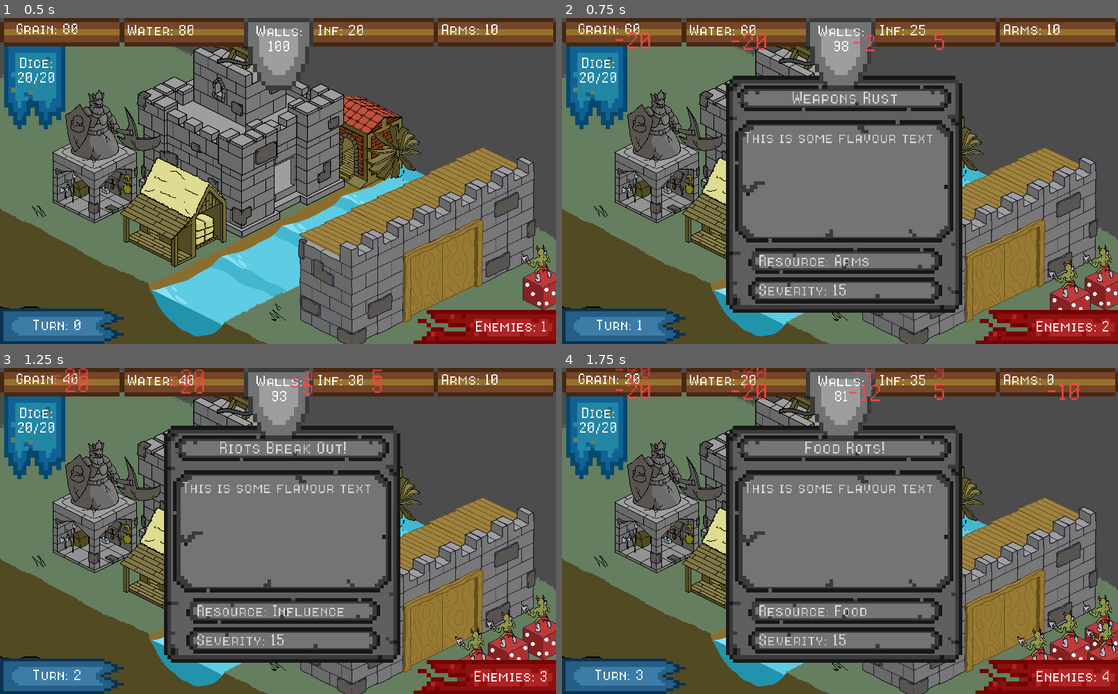
Above: before the commit, frames 1-4 (two rows, left to right).
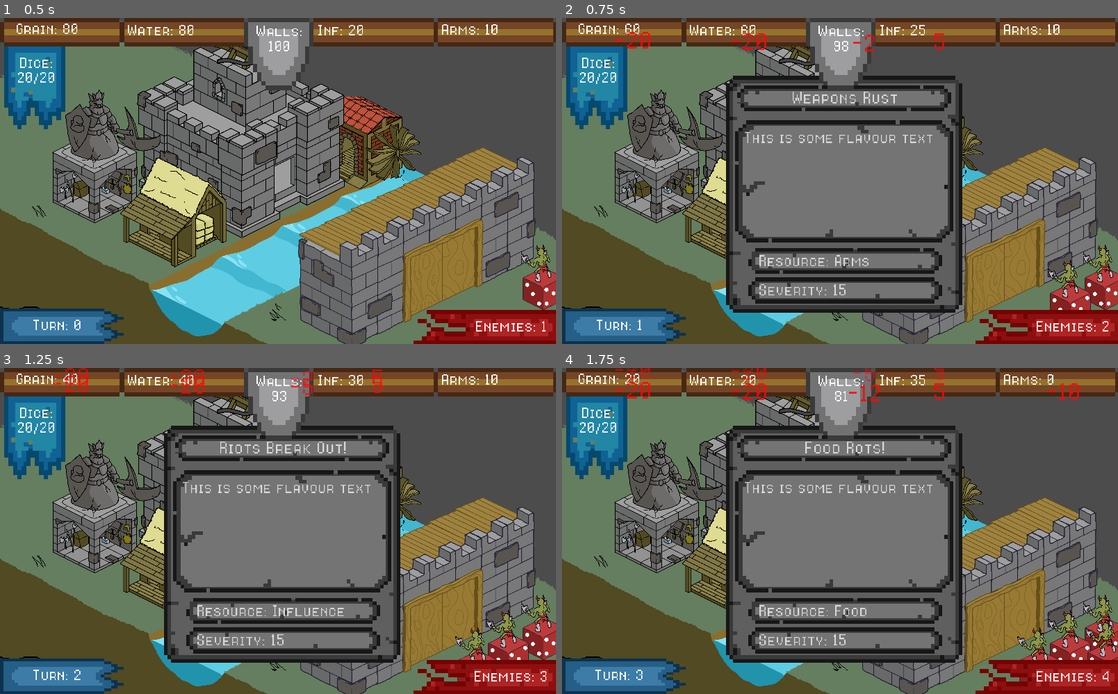
Above: after the commit, the same moments.

Repository: CapsCollective/rng-stronghold
Game: Godot game, scene res://scenes/main.tscn
Same seed, same stepped clock (60 frames per second), same inputs: the game is played once before the commit and once after it.
Inputs (mouse positions are in pixels of both pictures, inside the frame that each line leads up to):
- Up to frame 1 (0.5 s): no input
- Up to frame 2 (0.75 s): tap Enter (ui_accept) at 0.5 s; move the mouse to (934, 145) at 0.52 s; press the mouse at (934, 145) at 0.53 s
- Up to frame 3 (1.25 s): tap Enter (ui_accept) at 0.77 s
- Up to frame 4 (1.75 s): move the mouse to (801, 485) at 1.27 s; release the mouse at (801, 485) at 1.28 s; right-click (801, 485) at 1.35 s; click (801, 485) at 1.42 s; tap Enter (ui_accept) at 1.52 s

Frame 1 is identical in both runs. In frame 2, 0.3% of the frame differs, in the area x 9-69%, y 4-11%; in frame 3, 0.5%; in frame 4, 0.5%, in the area x 9-93%, y 0-11%.

Commit message:
Various changes made to update label structure

Diff:
--- a/scenes/negation_label.tscn
+++ b/scenes/negation_label.tscn
@@ -2,20 +2,19 @@
 
 [ext_resource path="res://res/8bitOperatorPlusSC-Regular.ttf" type="DynamicFontData" id=1]
 
-[sub_resource type="GDScript" id=3]
+[sub_resource type="GDScript" id=1]
 script/source = "extends Node2D
 
 func set_text(text):
-	$NegationLabel/Label.text = text
+	$Node2D/Label.text = text
 "
 
-[sub_resource type="DynamicFont" id=1]
+[sub_resource type="DynamicFont" id=2]
 size = 40
 extra_spacing_bottom = -15
 font_data = ExtResource( 1 )
 
-[sub_resource type="Animation" id=2]
-resource_name = "Float"
+[sub_resource type="Animation" id=3]
 length = 2.0
 tracks/0/type = "value"
 tracks/0/path = NodePath(".:position")
@@ -56,16 +55,16 @@
 } ]
 }
 
-[node name="Node2D" type="Node2D"]
-script = SubResource( 3 )
+[node name="NegationLabel" type="Node2D"]
+modulate = Color( 1, 0.0235294, 0.0235294, 1 )
+script = SubResource( 1 )
 
-[node name="NegationLabel" type="Node2D" parent="."]
+[node name="Node2D" type="Node2D" parent="."]
 
-[node name="Label" type="Label" parent="NegationLabel"]
+[node name="Label" type="Label" parent="Node2D"]
 grow_horizontal = 2
 grow_vertical = 2
-custom_fonts/font = SubResource( 1 )
-custom_colors/font_color = Color( 1, 0.266667, 0.266667, 1 )
+custom_fonts/font = SubResource( 2 )
 text = "-20"
 align = 1
 valign = 1
@@ -73,6 +72,6 @@
 "_edit_use_anchors_": false
 }
 
-[node name="AnimationPlayer" type="AnimationPlayer" parent="NegationLabel"]
+[node name="AnimationPlayer" type="AnimationPlayer" parent="Node2D"]
 autoplay = "Float"
-anims/Float = SubResource( 2 )
+anims/Float = SubResource( 3 )
--- a/scripts/resource_bar.gd
+++ b/scripts/resource_bar.gd
@@ -32,6 +32,6 @@
 
 func display_label(resource_label, amount):
 	var negation_label = negation_label_scene.instance()
-	negation_label.set_text(str(amount))
+	negation_label.set_text(amount)
 	negation_label.position = resource_label.get_global_transform().get_origin() + resource_label.get_size()/2
 	$"../".add_child(negation_label)
